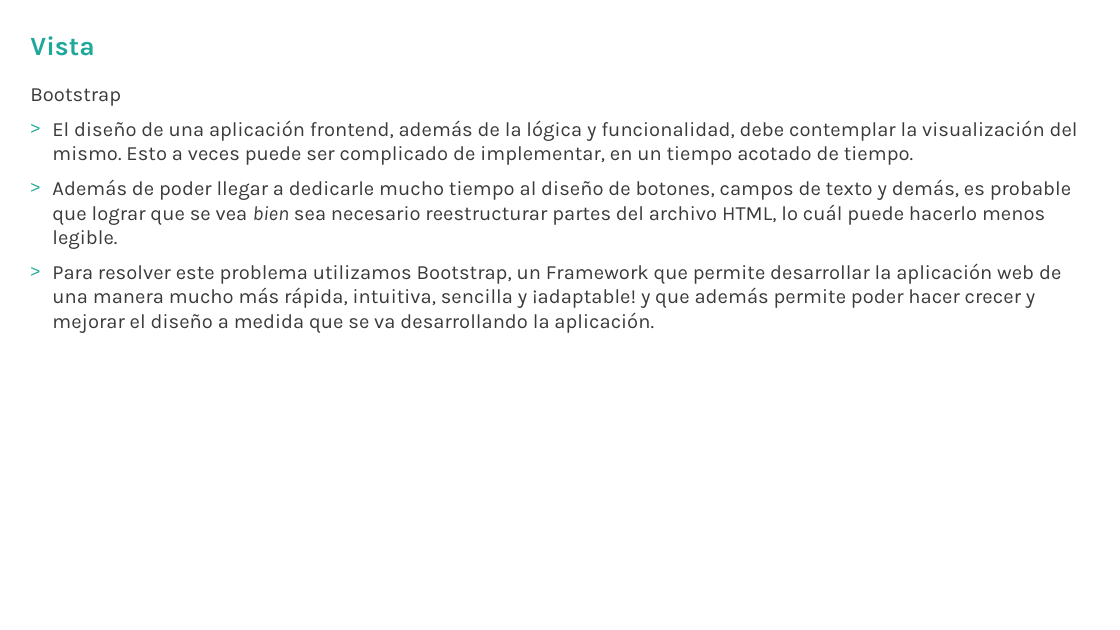
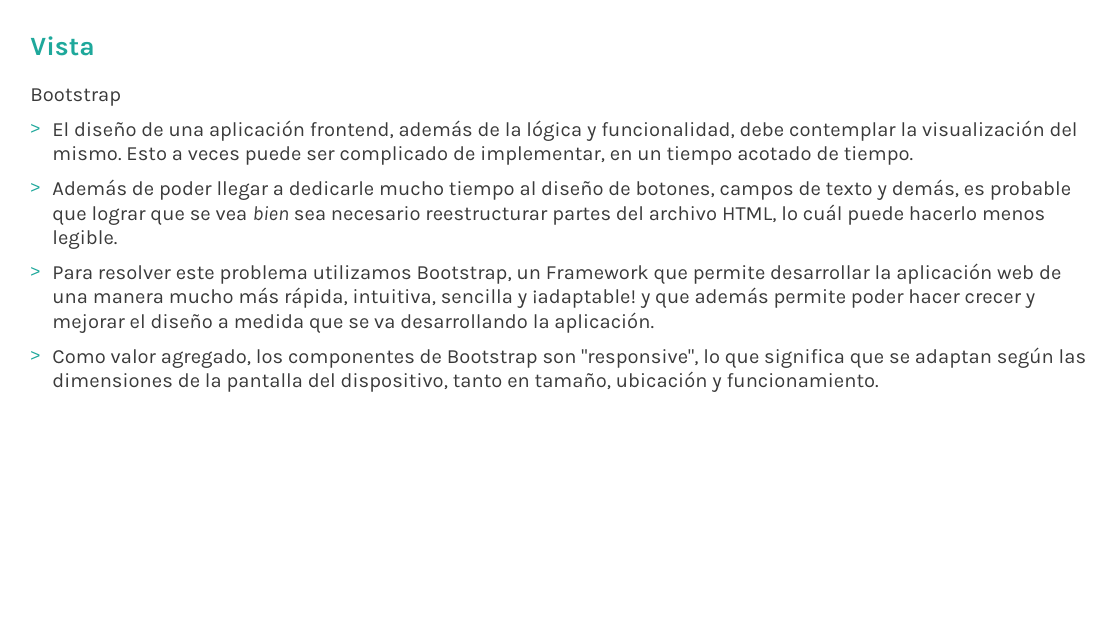
Before and after one commit to hexacta/HexactaLabs-Java, a slide deck: slide 4 of documentacion/HexactaLabs-ExplicacionApp.pptx. Drawn at 1120x630 pixels with LibreOffice and Linux fonts; fonts in the diff are those of the drawing; background and template pictures are left out. Boxes give left, top, right and bottom in pixels: in the first picture for what was removed or moved away, otherwise in the second. Text is boxed around its words. In the diff, an @@ line names an element or a change of style, - is before the commit and + after.

```diff
--- a/documentacion/HexactaLabs-ExplicacionApp.pptx
+++ b/documentacion/HexactaLabs-ExplicacionApp.pptx
@@ text at box(52, 347, 1086, 392): paragraph added @@
+> Como valor agregado, los componentes de Bootstrap son "responsive", lo que significa que se adaptan según las dimensiones de la pantalla del dispositivo, tanto en tamaño, ubicación y funcionamiento.
```
Also in this commit, not shown: 4 other slides changed.
